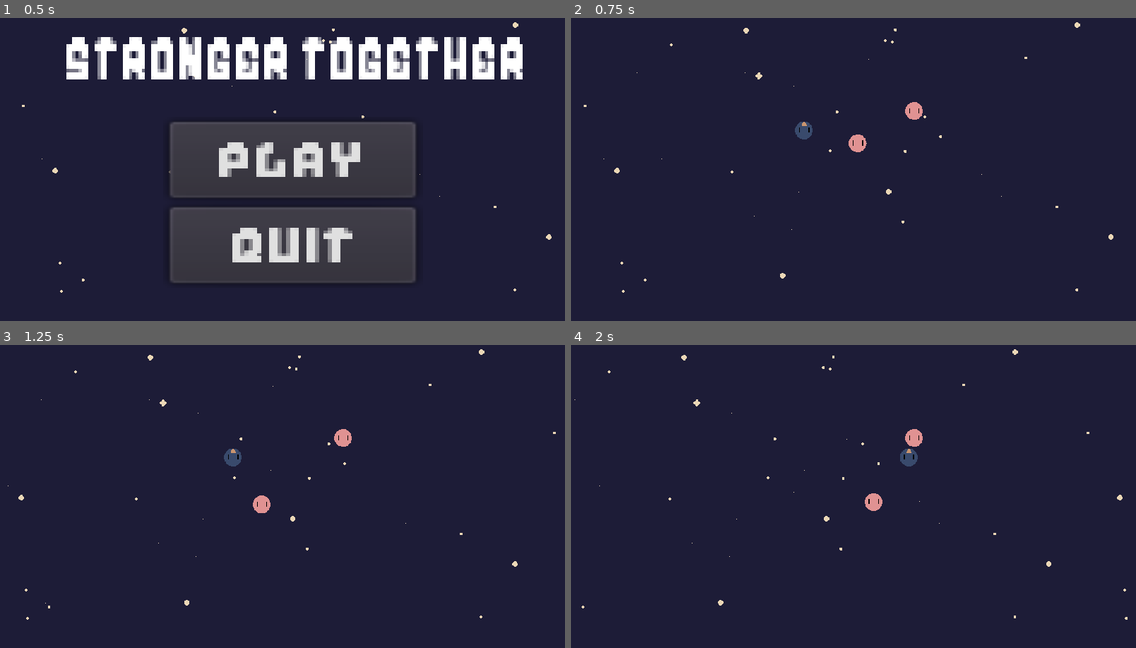
Above: before the commit, frames 1-4 (two rows, left to right).
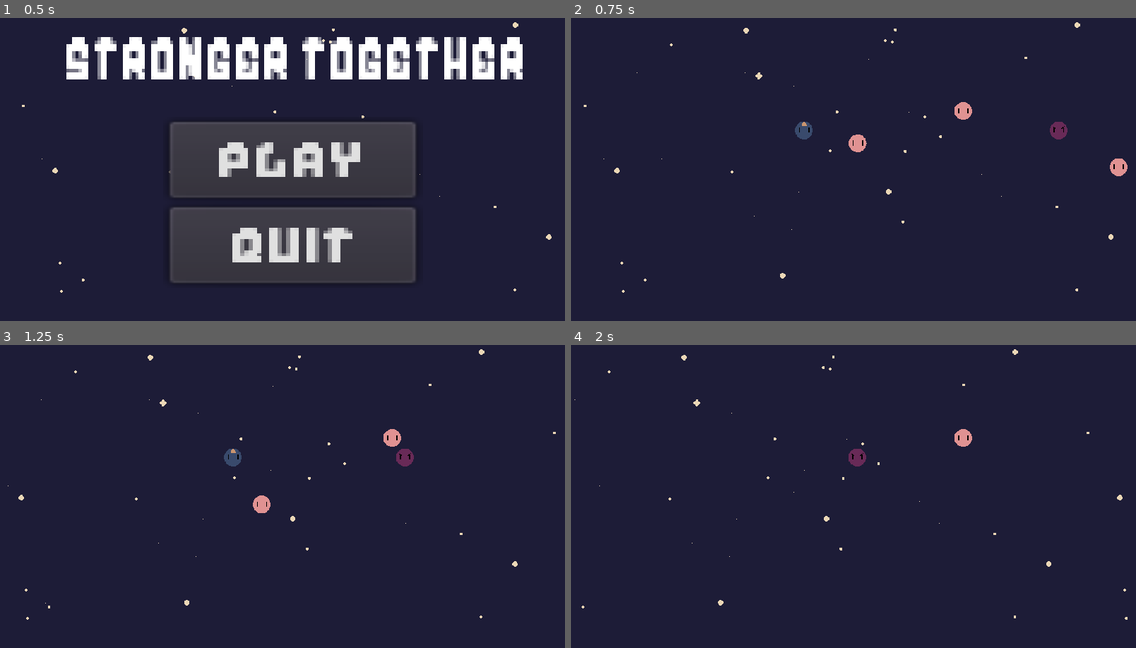
Above: after the commit, the same moments.

Repository: TacticalBanana96/stronger-together-2021
Game: Godot game, scene res://src/screens/MainScreen.tscn
Two runs of this game, one before a commit and one after it. Both use one fixed random seed, a clock stepped at 60 frames per second and the inputs below.
Inputs:
- Up to frame 1 (0.5 s): no input
- Up to frame 2 (0.75 s): click "Play" at 0.5 s
- Up to frame 3 (1.25 s): no input
- Up to frame 4 (2 s): hold D (move_right) from 1.28 s (still down)

Frame 1 is identical in both runs. In frame 2, 0.6% of the frame differs, in the area x 59-99%, y 27-53%; in frame 3, 0.4%; in frame 4, 0.7%, in the area x 49-71%, y 27-55%.

Commit message:
added meteors and collisons with them, moons and the player

Diff:
--- /dev/null
+++ b/src/actors/Meteor.tscn
@@ -0,0 +1,33 @@
+[gd_scene load_steps=5 format=2]
+
+[ext_resource path="res://assets/meteor.png" type="Texture" id=1]
+[ext_resource path="res://src/scripts/Meteor.gd" type="Script" id=2]
+
+[sub_resource type="CircleShape2D" id=2]
+radius = 17.657
+
+[sub_resource type="CircleShape2D" id=1]
+radius = 14.2615
+
+[node name="Meteor" type="KinematicBody2D"]
+collision_layer = 2
+collision_mask = 5
+script = ExtResource( 2 )
+
+[node name="Sprite" type="Sprite" parent="."]
+texture = ExtResource( 1 )
+
+[node name="HitDetector" type="Area2D" parent="."]
+collision_layer = 2
+collision_mask = 5
+
+[node name="CollisionShape2D" type="CollisionShape2D" parent="HitDetector"]
+modulate = Color( 0.67451, 1, 0.627451, 1 )
+shape = SubResource( 2 )
+
+[node name="CollisionShape2D" type="CollisionShape2D" parent="."]
+shape = SubResource( 1 )
+
+[node name="VisibilityNotifier2D" type="VisibilityNotifier2D" parent="."]
+[connection signal="body_entered" from="HitDetector" to="." method="_on_HitDetector_body_entered"]
+[connection signal="screen_exited" from="VisibilityNotifier2D" to="." method="_on_VisibilityNotifier2D_screen_exited"]
--- a/src/actors/Player.tscn
+++ b/src/actors/Player.tscn
@@ -7,6 +7,9 @@
 [ext_resource path="res://src/actors/Moon.tscn" type="PackedScene" id=5]
 
 [sub_resource type="CircleShape2D" id=1]
+
+[sub_resource type="CircleShape2D" id=2]
+radius = 14.449
 
 [node name="Player" type="KinematicBody2D"]
 collision_mask = 10
@@ -26,3 +29,12 @@
 
 [node name="Moon3" parent="OrbitController" instance=ExtResource( 5 )]
 position = Vector2( -23.3424, -97.2375 )
+
+[node name="MeteorDetector" type="Area2D" parent="."]
+modulate = Color( 0.509804, 1, 0.517647, 1 )
+collision_layer = 0
+collision_mask = 2147483650
+
+[node name="CollisionShape2D" type="CollisionShape2D" parent="MeteorDetector"]
+shape = SubResource( 2 )
+[connection signal="body_entered" from="MeteorDetector" to="." method="_on_MeteorDetector_body_entered"]
--- a/src/actors/TestLevel.tscn
+++ b/src/actors/TestLevel.tscn
@@ -1,10 +1,11 @@
-[gd_scene load_steps=8 format=2]
+[gd_scene load_steps=9 format=2]
 
 [ext_resource path="res://src/actors/Player.tscn" type="PackedScene" id=1]
 [ext_resource path="res://src/scripts/scrollingbg.gd" type="Script" id=2]
 [ext_resource path="res://src/actors/RigidMoon.tscn" type="PackedScene" id=3]
 [ext_resource path="res://assets/scrollingBackground.png" type="Texture" id=4]
 [ext_resource path="res://src/actors/Moon.tscn" type="PackedScene" id=5]
+[ext_resource path="res://src/actors/Meteor.tscn" type="PackedScene" id=6]
 
 [sub_resource type="RectangleShape2D" id=1]
 extents = Vector2( 516.747, 10 )
@@ -29,7 +30,7 @@
 position = Vector2( 422.046, 236.839 )
 
 [node name="KinematicMoon" parent="Player" instance=ExtResource( 5 )]
-position = Vector2( 183.614, 109.215 )
+position = Vector2( 70.2453, 66.5 )
 
 [node name="Borders" type="StaticBody2D" parent="."]
 collision_layer = 8
@@ -50,5 +51,8 @@
 position = Vector2( 1024, 303.339 )
 shape = SubResource( 2 )
 
+[node name="Meteor" parent="." instance=ExtResource( 6 )]
+position = Vector2( 933.704, 236.839 )
+
 [node name="Moon" parent="." instance=ExtResource( 3 )]
-position = Vector2( 621.66, 201.722 )
+position = Vector2( 710.655, 201.722 )
--- /dev/null
+++ b/src/scripts/Meteor.gd
@@ -0,0 +1,24 @@
+extends KinematicBody2D
+
+const ACCELERATION = 2000
+const MAX_SPEED = 300
+var _velocity = Vector2.ZERO
+
+func _ready() -> void:
+	_velocity.x = -MAX_SPEED
+
+func _on_VisibilityNotifier2D_screen_exited() -> void:
+	die()
+
+func _on_HitDetector_body_entered(body: Node) -> void:
+	# TODO: Check to make sure moon or player hit the enemy
+	if body.is_in_group("moons"):
+		die()
+
+
+func _physics_process(delta: float) -> void:
+	_velocity.y = move_and_slide(_velocity, Vector2.UP).y
+
+func die() -> void:
+	get_node("CollisionShape2D").disabled = true
+	queue_free()
--- a/src/scripts/OrbitController.gd
+++ b/src/scripts/OrbitController.gd
@@ -1,4 +1,4 @@
-tool
+#tool
 extends Node2D
 
 export var radius = Vector2.ONE * 256
--- a/src/scripts/Player.gd
+++ b/src/scripts/Player.gd
@@ -5,6 +5,8 @@
 const FRICTION = 300
 var _velocity = Vector2.ZERO
 
+func _on_MeteorDetector_body_entered(body: Node) -> void:
+	die()
 
 func _physics_process(delta: float) -> void:
 
@@ -34,4 +36,5 @@
 	return out
 
 func die() -> void:
+	get_node("CollisionShape2D").disabled = true
 	queue_free()
Not shown: 1 places in src/actors/Player.tscn that only renumber resources
